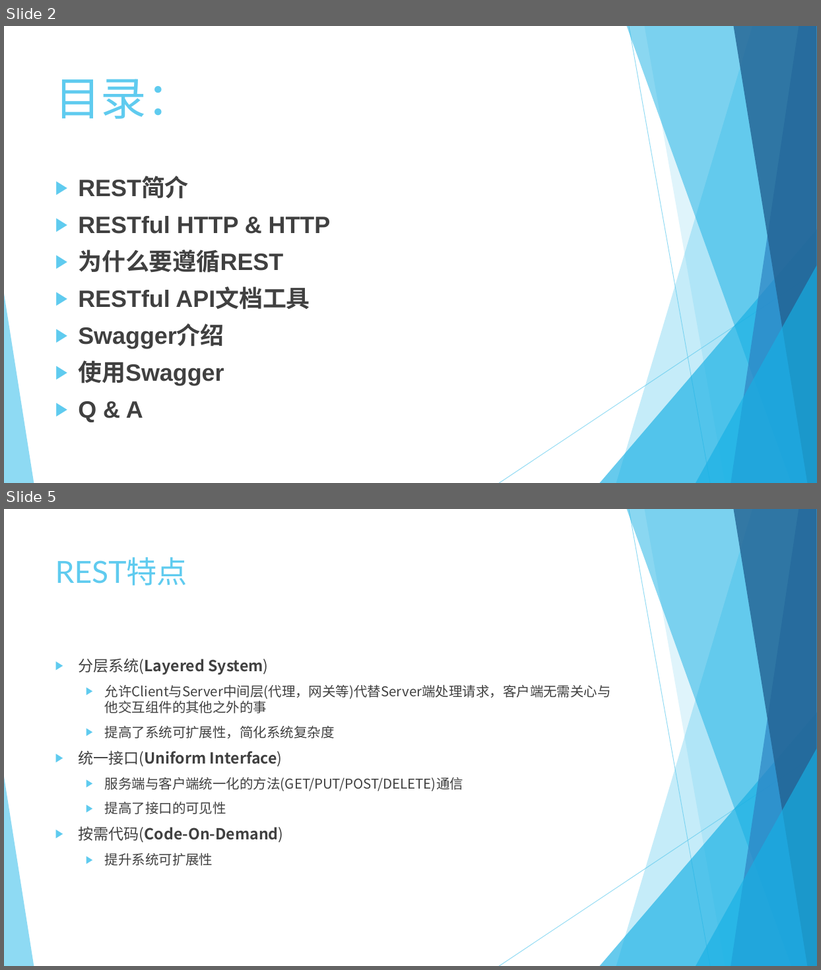
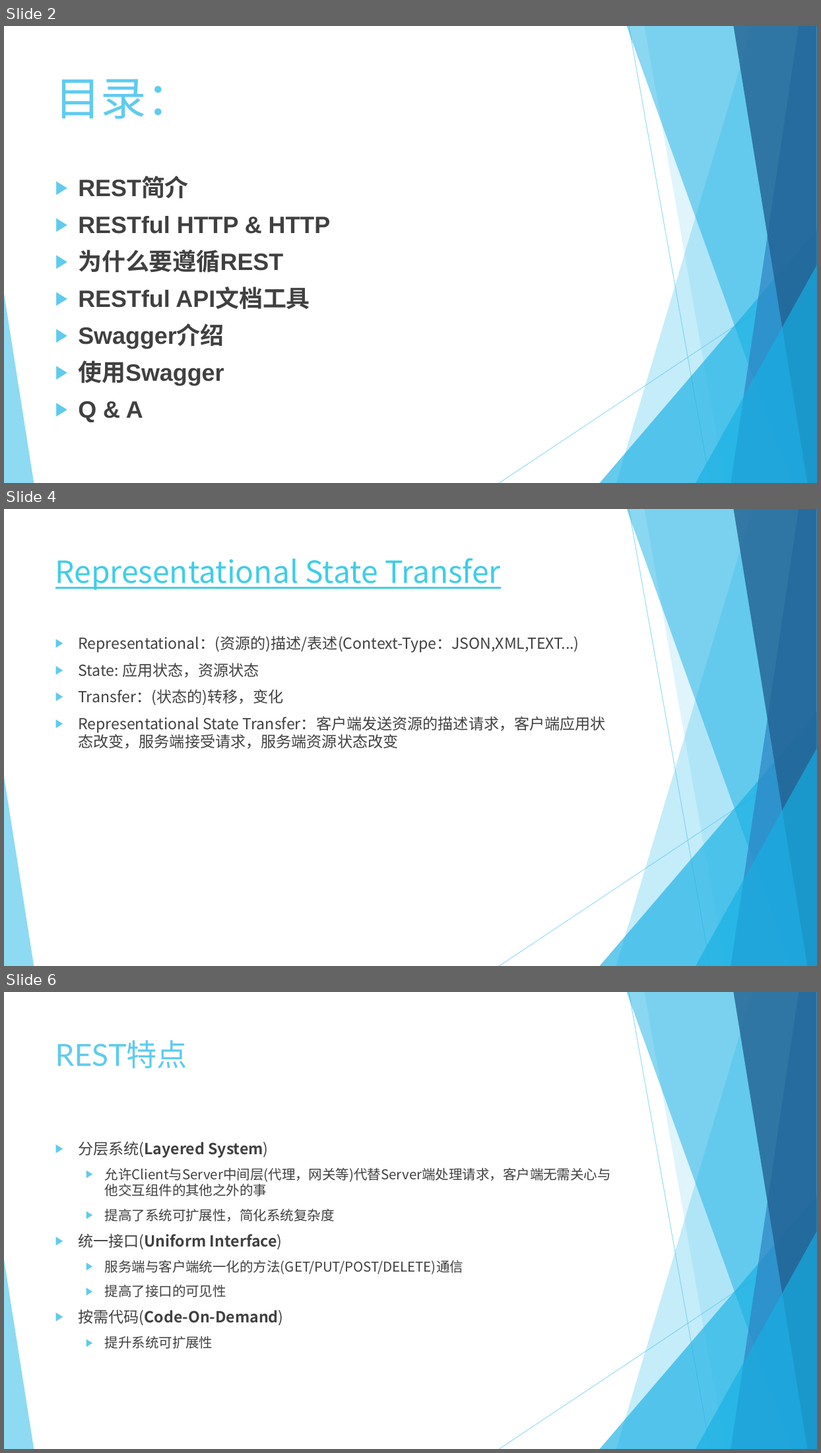
Before and after one commit to Crab2died/micro-boot, a slide deck: rest-api/RESTful.pptx. Shown one above the other, each under a label of ours: slides 2 and 5 before the commit, slides 2, 4 and 6 after it; the slides between them are not shown. The pictures are 821x970 and 821x1453 pixels, drawn with LibreOffice and Linux fonts; fonts in the diff are those of the drawing. Boxes give left, top, right and bottom in pixels: in the first picture for what was removed or moved away, otherwise in the second. Text is boxed around its words. In the diff, an @@ line names an element or a change of style, - is before the commit and + after.

```diff
--- a/rest-api/RESTful.pptx
+++ b/rest-api/RESTful.pptx
@@ slide 4 added at [4, 509, 817, 966], background #FFFFFF; not listed: 10 template elements that a slide beside it also shows @@
@@ title added at [55, 558, 501, 590], 36 pt, text #3FCDE7, underline @@
+Representational State Transfer
@@ text added at [78, 636, 606, 749], 18 pt, text #404040 @@
+▶ Representational：(资源的)描述/表述(Context-Type：JSON,XML,TEXT...)
+▶ State: 应用状态，资源状态
+▶ Transfer：(状态的)转移，变化
+▶ Representational State Transfer：客户端发送资源的描述请求，客户端应用状态改变，服务端接受请求，服务端资源状态改变
@@ what was slide 5 is now slide 6 @@
```
Also in this commit, not shown: 6 slides changed.
